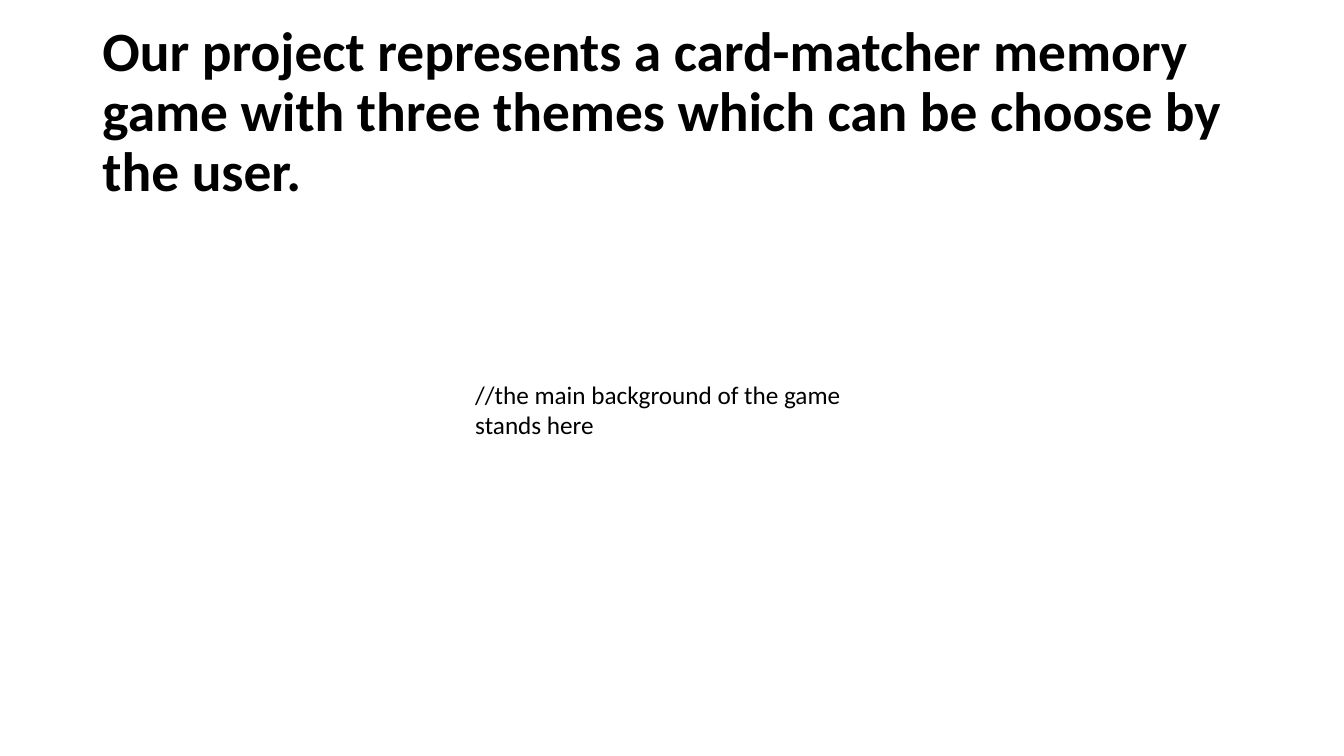
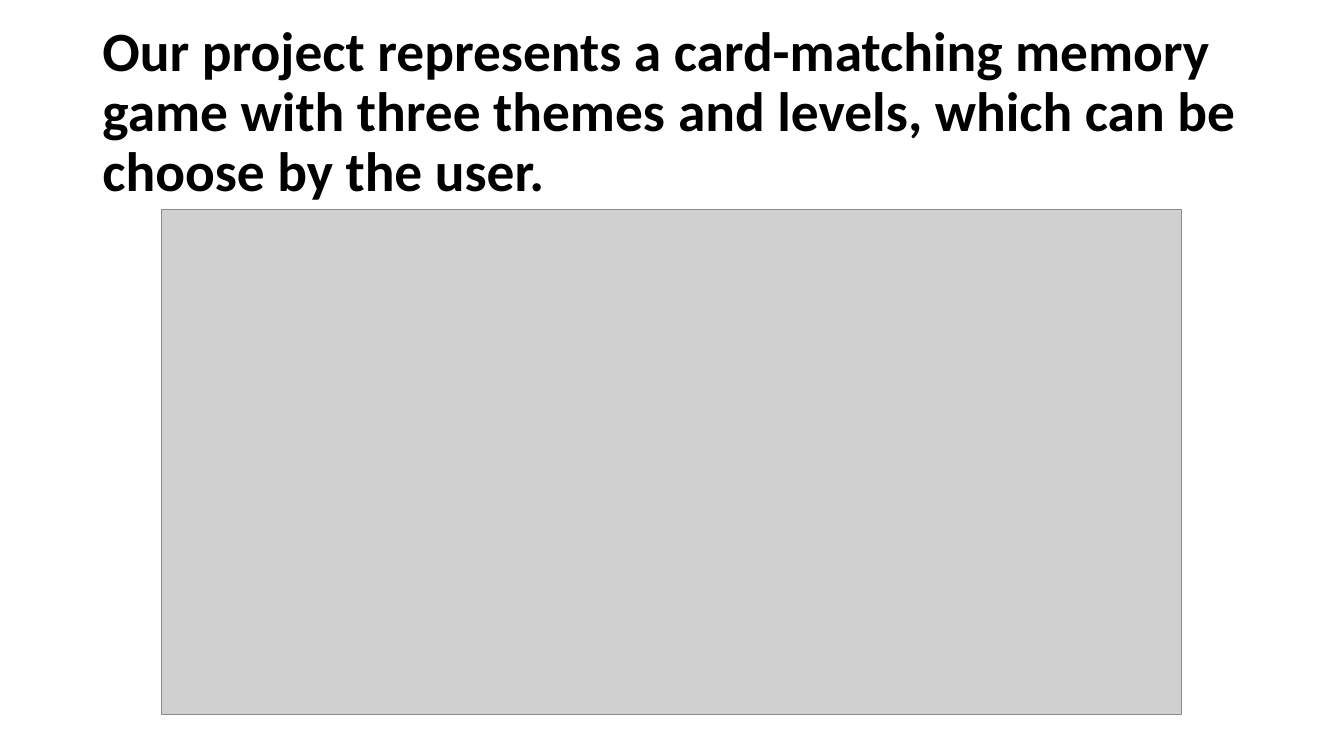
Before and after one commit to mdamyanova/SoftUni-Java-Teamwork, a slide deck: slide 2 of Java Teamwork Project.pptx. Drawn at 1344x756 pixels with LibreOffice and Linux fonts; fonts in the diff are those of the drawing; grey boxes stand for pictures. Boxes give left, top, right and bottom in pixels: in the first picture for what was removed or moved away, otherwise in the second. Text is boxed around its words. In the diff, an @@ line names an element or a change of style, - is before the commit and + after.

Commit message:
finished the presentation

```diff
--- a/Java Teamwork Project.pptx
+++ b/Java Teamwork Project.pptx
@@ title at (102, 32, 1235, 200): text changed @@
-Our project represents a card-matcher memory game with three themes which can be choose by the user.
+Our project represents a card-matching memory game with three themes and levels, which can be choose by the user.
@@ picture added at (162, 210, 1183, 715) @@
@@ text removed at (475, 386, 840, 435) @@
-//the main background of the game stands here
```
Also in this commit, not shown: 1 other slide changed.
